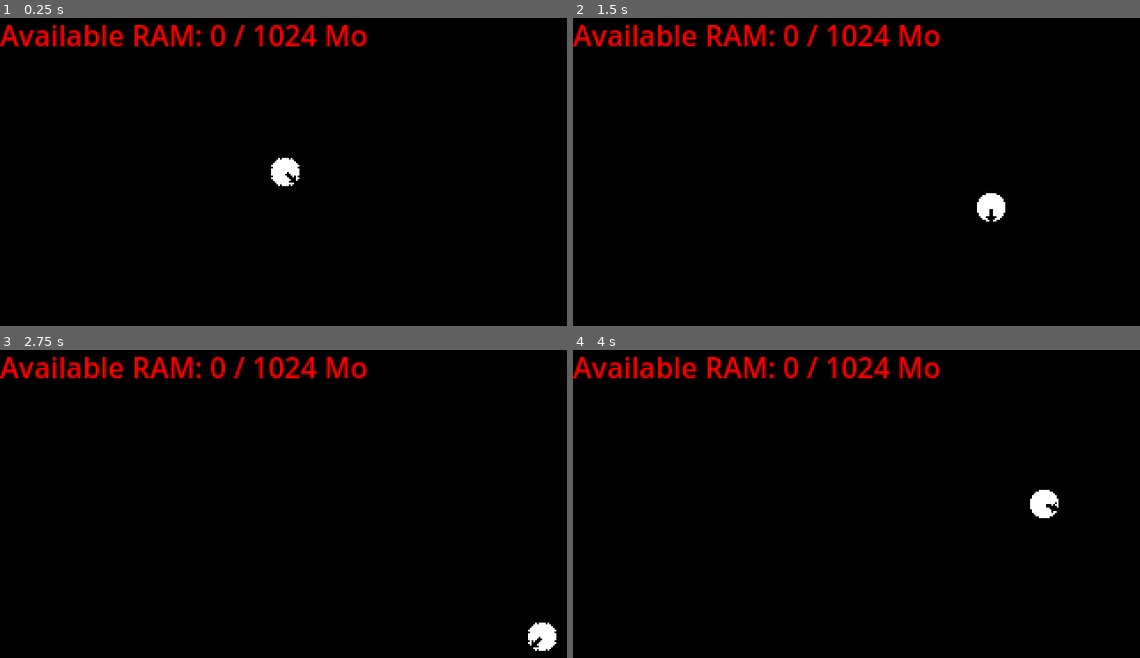
Above: before the commit, frames 1-4 (two rows, left to right).
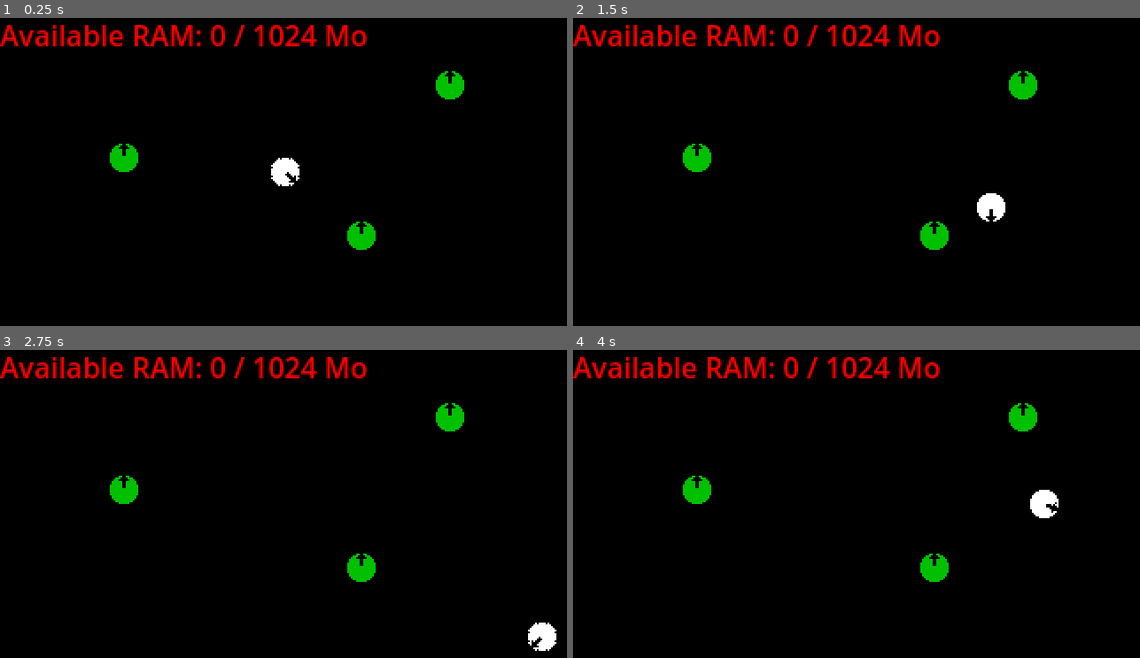
Above: after the commit, the same moments.

Repository: QKrempp/Saving-Private-RAM
Game: Godot game, scene res://Main.tscn
Same seed, same stepped clock (60 frames per second), same inputs: the game is played once before the commit and once after it.
Inputs (mouse positions are in pixels of both pictures, inside the frame that each line leads up to):
- Up to frame 1 (0.25 s): no input
- Up to frame 2 (1.5 s): tap Enter at 0.5 s; move the mouse to (981, 156) at 0.52 s; hold Right (ui_right) 0.53-1.28 s; move the mouse to (743, 190) at 1.27 s; hold Down (ui_down) from 1.28 s (still down)
- Up to frame 3 (2.75 s): move the mouse to (340, 436) at 2.02 s; release Down (ui_down) at 2.03 s; hold Right (ui_right) from 2.03 s (still down)
- Up to frame 4 (4 s): move the mouse to (828, 568) at 2.77 s; release Right (ui_right) at 2.78 s; hold Up (ui_up) 2.78-3.53 s; move the mouse to (1026, 553) at 3.52 s; hold Left (ui_left) from 3.53 s (still down)

The runs differ from the first frame. In frame 1, 1.0% of the frame differs, in the area x 19-82%, y 17-76%; in frame 2, 1.0%; in frame 3, 1.0%; in frame 4, 1.0%.

Commit message:
feat : Added enemies

Diff:
--- a/Bullet.tscn
+++ b/Bullet.tscn
@@ -6,8 +6,8 @@
 [sub_resource type="RectangleShape2D" id="RectangleShape2D_4s4u5"]
 size = Vector2(6, 2)
 
-[node name="Bullet" type="CharacterBody2D"]
-collision_layer = 0
+[node name="Bullet" type="CharacterBody2D" groups=["bullets"]]
+collision_layer = 2
 collision_mask = 2
 script = ExtResource("1_4s4u5")
 
--- /dev/null
+++ b/Ennemy.tscn
@@ -0,0 +1,19 @@
+[gd_scene load_steps=4 format=3 uid="uid://cimcu2aagyfo5"]
+
+[ext_resource type="Texture2D" uid="uid://dbygwy3fhqf8e" path="res://Art/Circle.png" id="1_18qdq"]
+[ext_resource type="Script" uid="uid://dyebhhnmpnhel" path="res://ennemy.gd" id="1_vtfp1"]
+
+[sub_resource type="CircleShape2D" id="CircleShape2D_vtfp1"]
+radius = 8.06226
+
+[node name="Ennemy" type="CharacterBody2D" groups=["ennemies"]]
+collision_mask = 2
+script = ExtResource("1_vtfp1")
+
+[node name="Sprite2D" type="Sprite2D" parent="."]
+modulate = Color(0, 0.752941, 0, 1)
+z_index = 1
+texture = ExtResource("1_18qdq")
+
+[node name="CollisionShape2D" type="CollisionShape2D" parent="."]
+shape = SubResource("CircleShape2D_vtfp1")
--- a/Main.tscn
+++ b/Main.tscn
@@ -1,8 +1,9 @@
-[gd_scene load_steps=4 format=3 uid="uid://rqfac7yewprr"]
+[gd_scene load_steps=5 format=3 uid="uid://rqfac7yewprr"]
 
 [ext_resource type="PackedScene" uid="uid://bl4iswbwybro2" path="res://Player.tscn" id="1_glv2v"]
 [ext_resource type="Script" uid="uid://cmsp16brd2o8w" path="res://main.gd" id="1_r0du0"]
 [ext_resource type="Script" uid="uid://cy237pyaj8i7b" path="res://RAM.gd" id="2_uu6xs"]
+[ext_resource type="PackedScene" uid="uid://cimcu2aagyfo5" path="res://Ennemy.tscn" id="4_cm0pq"]
 
 [node name="Room" type="Node2D"]
 script = ExtResource("1_r0du0")
@@ -25,3 +26,12 @@
 theme_override_colors/font_color = Color(1, 0, 0, 1)
 text = "Coucou"
 script = ExtResource("2_uu6xs")
+
+[node name="Ennemy" parent="." instance=ExtResource("4_cm0pq")]
+position = Vector2(70, 81)
+
+[node name="Ennemy2" parent="." instance=ExtResource("4_cm0pq")]
+position = Vector2(204, 125)
+
+[node name="Ennemy3" parent="." instance=ExtResource("4_cm0pq")]
+position = Vector2(254, 40)
--- a/bullet.gd
+++ b/bullet.gd
@@ -8,6 +8,10 @@
 	velocity = direction * SPEED
 
 func _physics_process(_delta: float) -> void:
+	var collision: KinematicCollision2D = get_last_slide_collision()
+	if collision:
+		entity_destroyed.emit()
+		queue_free()
 	move_and_slide()
 
 func _on_visible_on_screen_notifier_2d_screen_exited():
--- /dev/null
+++ b/ennemy.gd
@@ -0,0 +1,15 @@
+extends CountableEntity
+
+var health = 10
+
+func _physics_process(_delta: float) -> void:
+	var collision = get_last_slide_collision()
+	if collision and collision.get_collider().is_in_group("bullets"):
+		hit()
+	move_and_slide()
+
+func hit() -> void:
+	health -= 1
+	if not health:
+		entity_destroyed.emit()
+		queue_free()
Not shown, added: ennemy.gd.uid
